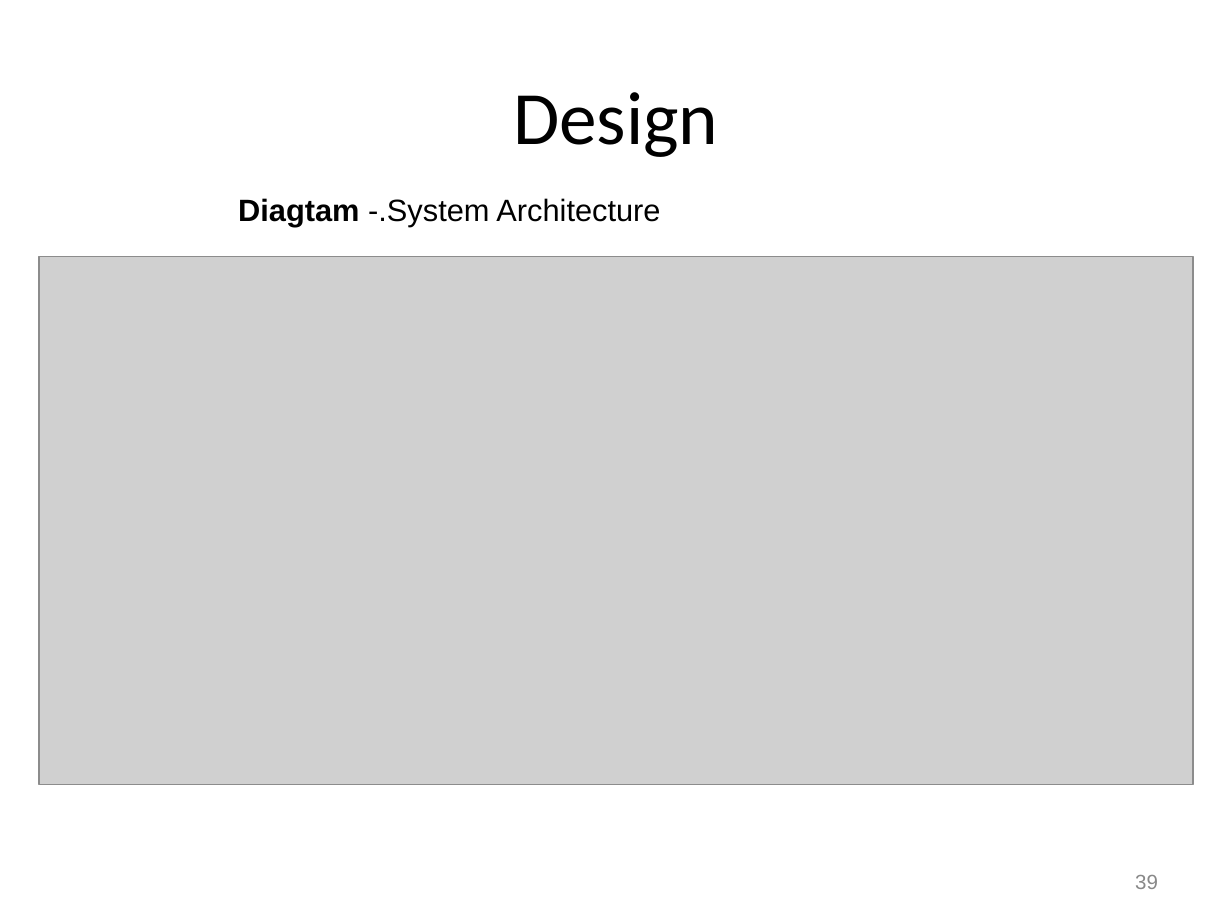
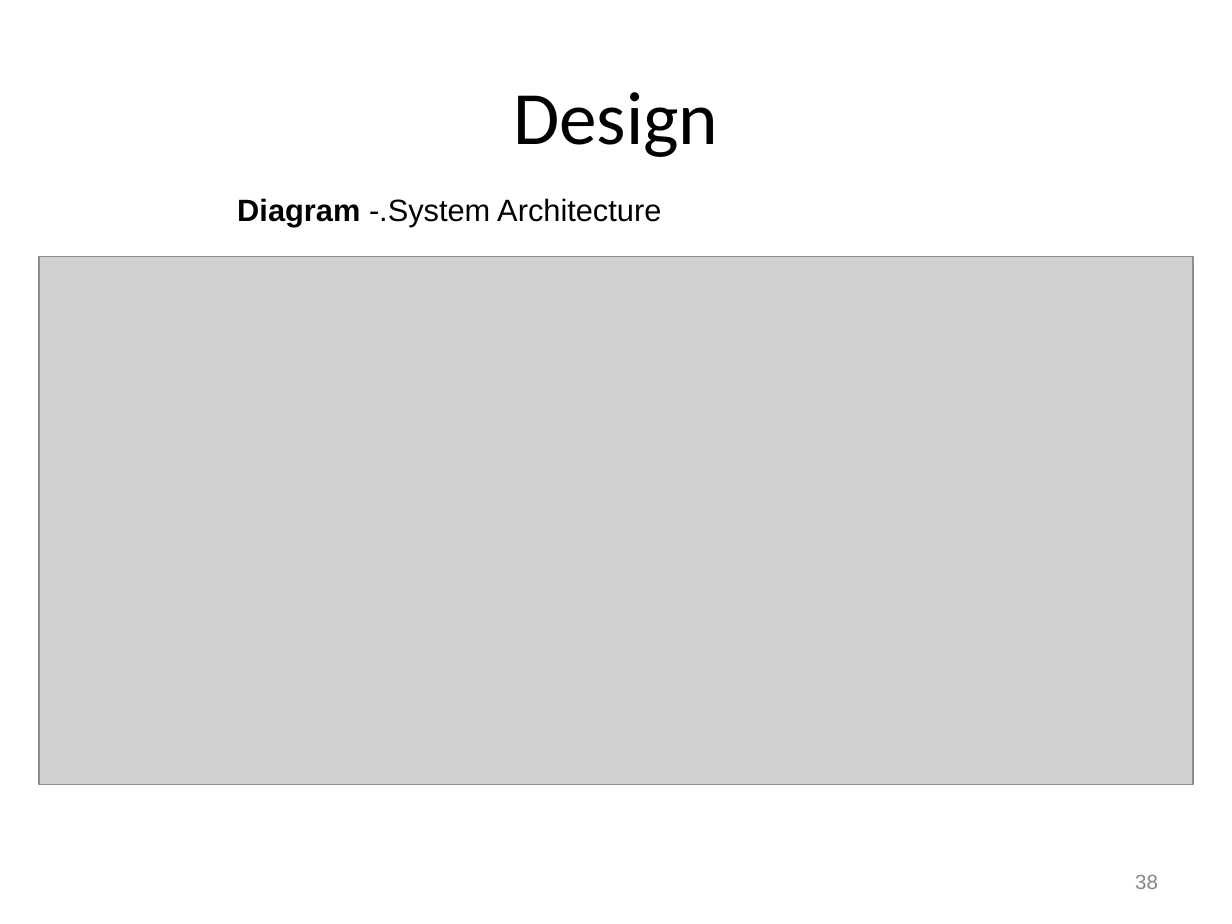
Before and after one commit to Waleedk6/TumorVision, a slide deck: slide 38 of FYP-1_present_(1)[1].pptx (slide 39 before the commit). Drawn at 1232x924 pixels with LibreOffice and Linux fonts; fonts in the diff are those of the drawing; grey boxes stand for pictures; background and template pictures are left out. Boxes give left, top, right and bottom in pixels: in the first picture for what was removed or moved away, otherwise in the second. Text is boxed around its words. In the diff, an @@ line names an element or a change of style, - is before the commit and + after.

```diff
--- a/FYP-1_present_(1)[1].pptx
+++ b/FYP-1_present_(1)[1].pptx
@@ text in rounded rectangle at [237, 198, 661, 226]: text changed @@
-Diagtam -.System Architecture
+Diagram -.System Architecture
@@ page number at [1135, 875, 1158, 889]: text changed @@
-39
+38
```
Also in this commit, not shown: 1 other slide changed, 2 slides removed, 1 other file.
